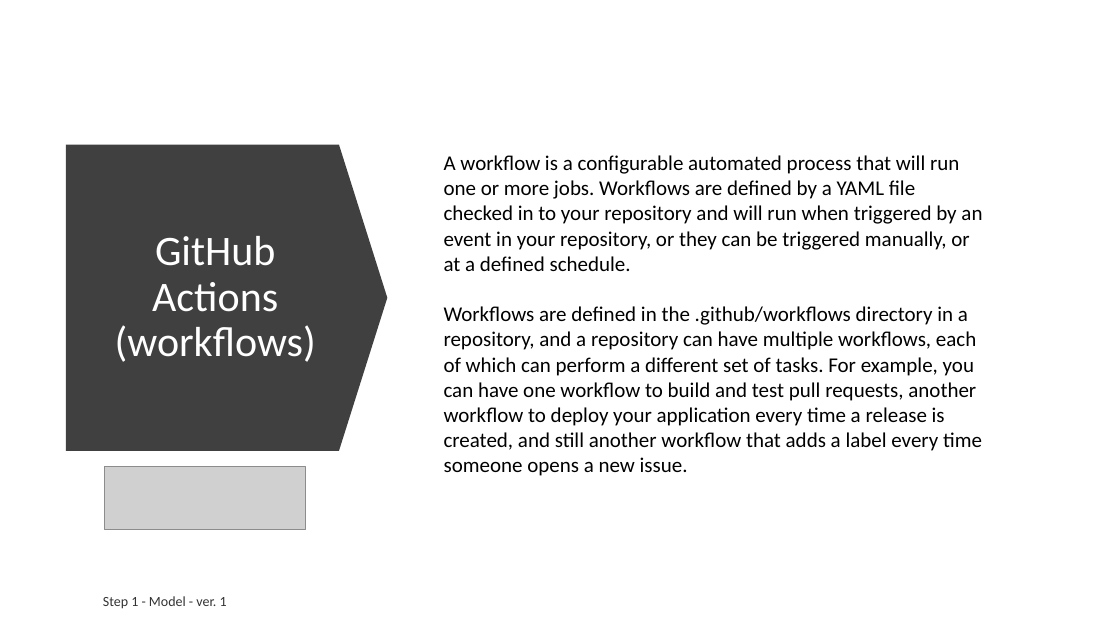
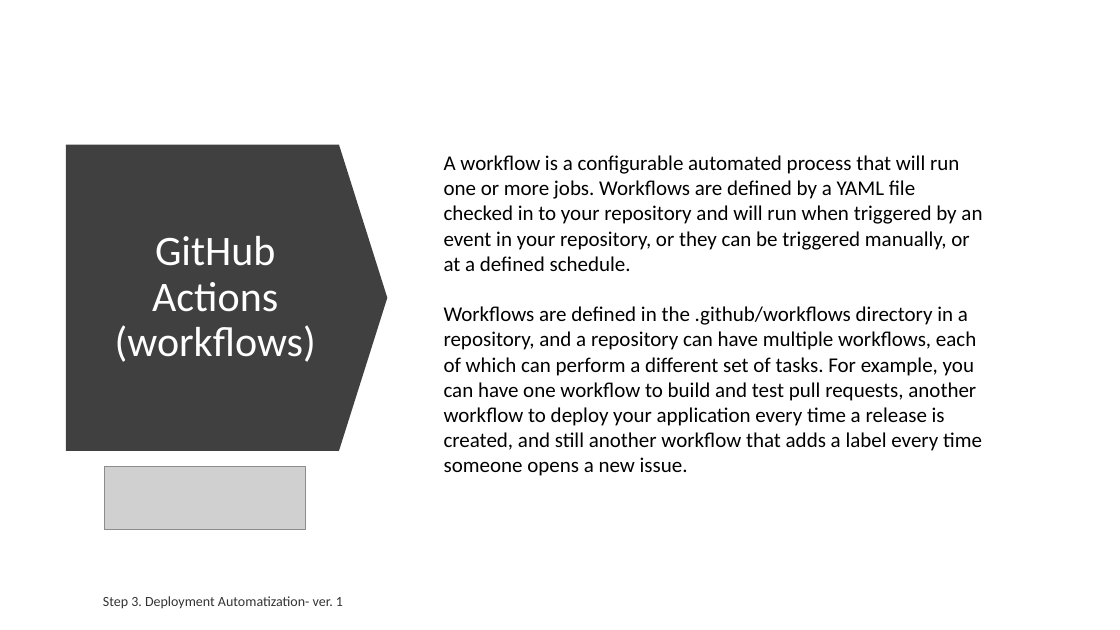
Before and after one commit to ext4dmin/DevOps-Mentorship, a slide deck: slide 5 of Step03-Deployment_Automatization_speach.pptx. Drawn at 1120x630 pixels with LibreOffice and Linux fonts; fonts in the diff are those of the drawing; grey boxes stand for pictures. Boxes give left, top, right and bottom in pixels: in the first picture for what was removed or moved away, otherwise in the second. Text is boxed around its words. In the diff, an @@ line names an element or a change of style, - is before the commit and + after.

Commit message:
Step 06. VCS
Reviewed. Done

```diff
--- a/Step03-Deployment_Automatization_speach.pptx
+++ b/Step03-Deployment_Automatization_speach.pptx
@@ text at bbox=[103, 596, 343, 609]: text changed @@
-Step 1 - Model - ver. 1
+Step 3. Deployment Automatization- ver. 1
```
Also in this commit, not shown: 20 other slides changed, 7 other files.
